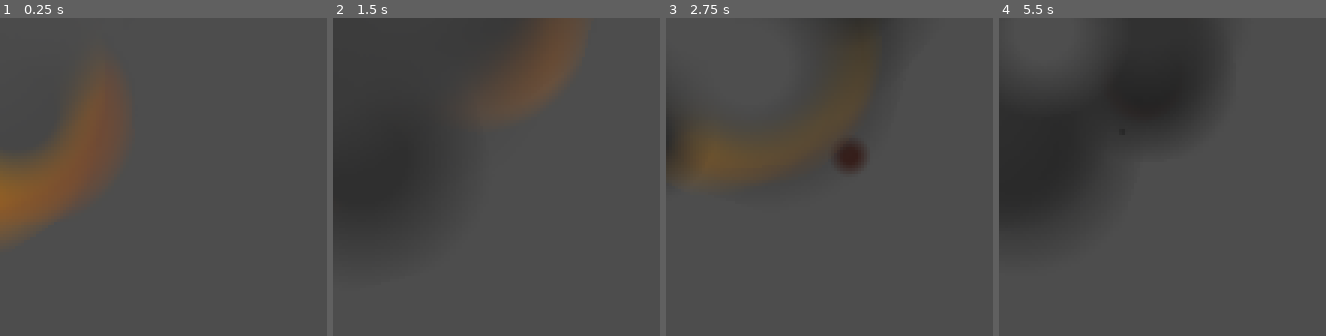
Above: before the commit, frames 1-4 (left to right).
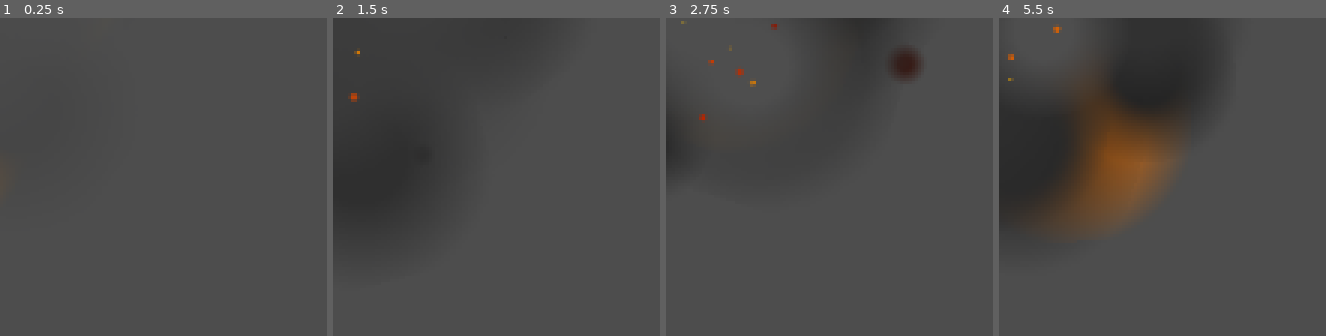
Above: after the commit, the same moments.

Repository: BlurryGames/VFXSecrets
Game: Godot game, scene res://05Explosions/DesigningTheMainExplosion/designing_the_main_explosion.tscn
Same seed, same stepped clock (60 frames per second), same inputs: the game is played once before the commit and once after it. The project has no main scene, so this scene is started directly.
Inputs:
- Up to frame 1 (0.25 s): no input
- Up to frame 2 (1.5 s): tap Enter (ui_accept) at 0.5, 0.77 s
- Up to frame 3 (2.75 s): tap Enter (ui_accept) at 1.52 s
- Up to frame 4 (5.5 s): tap Enter (ui_accept) at 3.02, 3.77, 4.25, 4.52, 5 s

The runs differ from the first frame. In frame 1, 8.7% of the frame differs, in the area x 0-37%, y 18-69%; in frame 2, 2.5%; in frame 3, 4.0%; in frame 4, 8.6%.

Commit message:
Section5: Explosions / Lesson6: Fire sparkles

Diff:
--- a/05Explosions/DesigningTheMainExplosion/designing_the_main_explosion.tscn
+++ b/05Explosions/DesigningTheMainExplosion/designing_the_main_explosion.tscn
@@ -1,8 +1,9 @@
-[gd_scene load_steps=17 format=3 uid="uid://dfx8ixtwumhn7"]
+[gd_scene load_steps=21 format=3 uid="uid://dfx8ixtwumhn7"]
 
 [ext_resource type="Texture2D" uid="uid://4ua7pb5spwik" path="res://05Explosions/DesigningTheMainExplosion/puff_gradient.tres" id="1_lvb5d"]
 [ext_resource type="Texture2D" uid="uid://csg225q0tyt4v" path="res://05Explosions/DesigningTheMainExplosion/explosion_gradient.tres" id="1_otcr2"]
 [ext_resource type="Texture2D" uid="uid://bfffxni652y32" path="res://05Explosions/DesigningTheMainExplosion/puff_smooth.tres" id="3_ckfbu"]
+[ext_resource type="Texture2D" uid="uid://k2jpxripwjcu" path="res://05Explosions/DesigningTheMainExplosion/sparkle.tres" id="4_ydfp0"]
 
 [sub_resource type="Curve" id="Curve_5ahmc"]
 _data = [Vector2(0, 0), 0.0, 11.2088, 0, 0, Vector2(0.246667, 1), 0.0, 0.0, 0, 0, Vector2(1, 0), 0.0, 0.0, 0, 0]
@@ -92,6 +93,27 @@
 scale_curve = SubResource("CurveTexture_skudl")
 color_ramp = SubResource("GradientTexture1D_noe1r")
 
+[sub_resource type="Curve" id="Curve_oic3a"]
+_data = [Vector2(0, 0), 0.0, 0.0, 0, 0, Vector2(0.5, 1), 0.0, 0.0, 0, 0, Vector2(1, 0), 0.0, 0.0, 0, 0]
+point_count = 3
+
+[sub_resource type="CurveTexture" id="CurveTexture_ejmps"]
+curve = SubResource("Curve_oic3a")
+
+[sub_resource type="ParticleProcessMaterial" id="ParticleProcessMaterial_63vhb"]
+particle_flag_disable_z = true
+emission_shape = 1
+emission_sphere_radius = 50.0
+gravity = Vector3(0, 0, 0)
+radial_accel_min = 140.0
+radial_accel_max = 200.0
+tangential_accel_min = 100.0
+tangential_accel_max = 100.0
+scale_min = 0.07
+scale_max = 0.1
+scale_curve = SubResource("CurveTexture_ejmps")
+color_ramp = ExtResource("1_otcr2")
+
 [node name="DesigningTheMainExplosion" type="Node"]
 
 [node name="FireBallParticles2D" type="GPUParticles2D" parent="."]
@@ -150,3 +172,10 @@
 lifetime = 3.0
 preprocess = 0.6
 explosiveness = 0.6
+
+[node name="SparkleParticles2D" type="GPUParticles2D" parent="."]
+amount = 32
+process_material = SubResource("ParticleProcessMaterial_63vhb")
+texture = ExtResource("4_ydfp0")
+explosiveness = 0.2
+randomness = 1.0
--- /dev/null
+++ b/05Explosions/DesigningTheMainExplosion/sparkle.tres
@@ -0,0 +1,10 @@
+[gd_resource type="GradientTexture2D" load_steps=2 format=3 uid="uid://k2jpxripwjcu"]
+
+[sub_resource type="Gradient" id="Gradient_hc33m"]
+offsets = PackedFloat32Array(0, 0.3, 0.5)
+colors = PackedColorArray(1, 1, 1, 1, 1, 1, 1, 1, 1, 1, 1, 0)
+
+[resource]
+gradient = SubResource("Gradient_hc33m")
+fill = 1
+fill_from = Vector2(0.5, 0.5)
